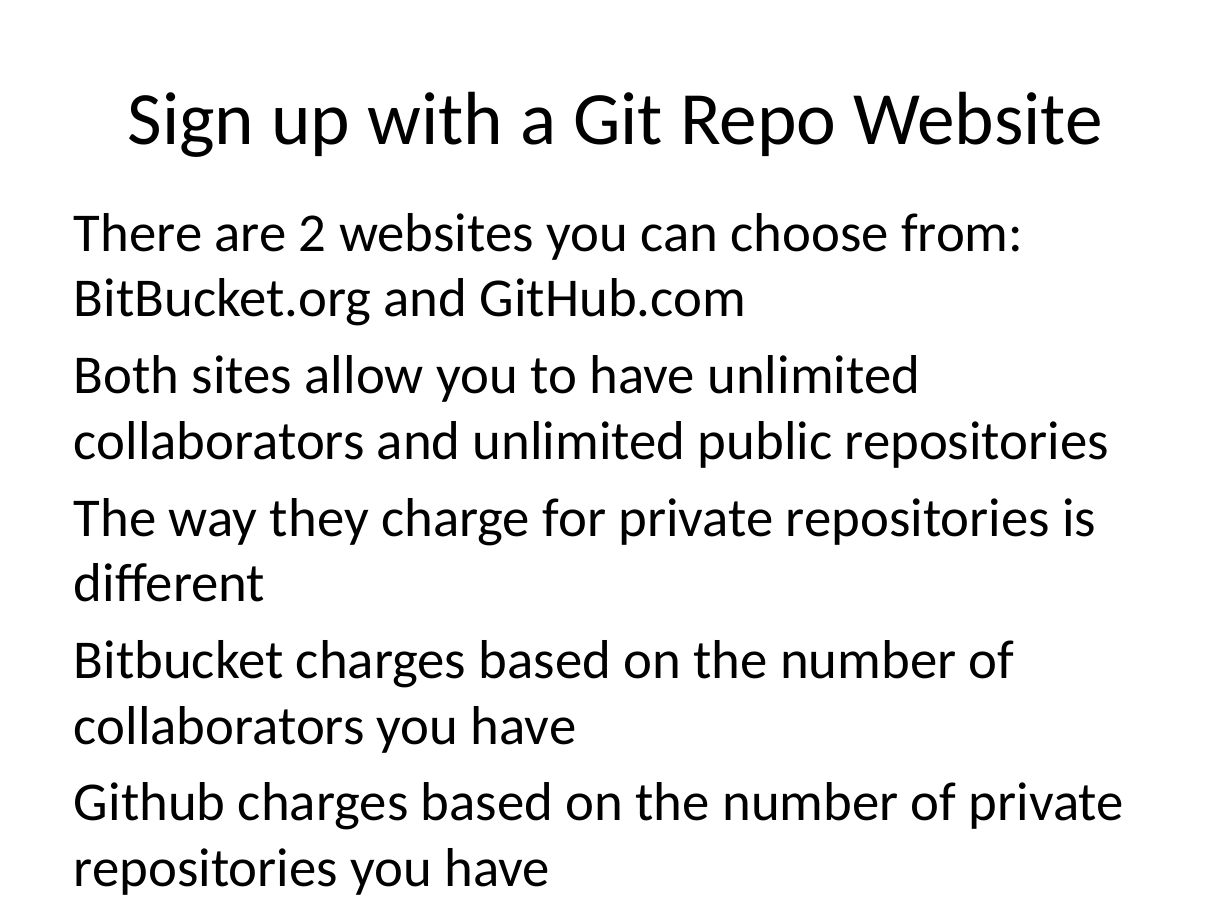
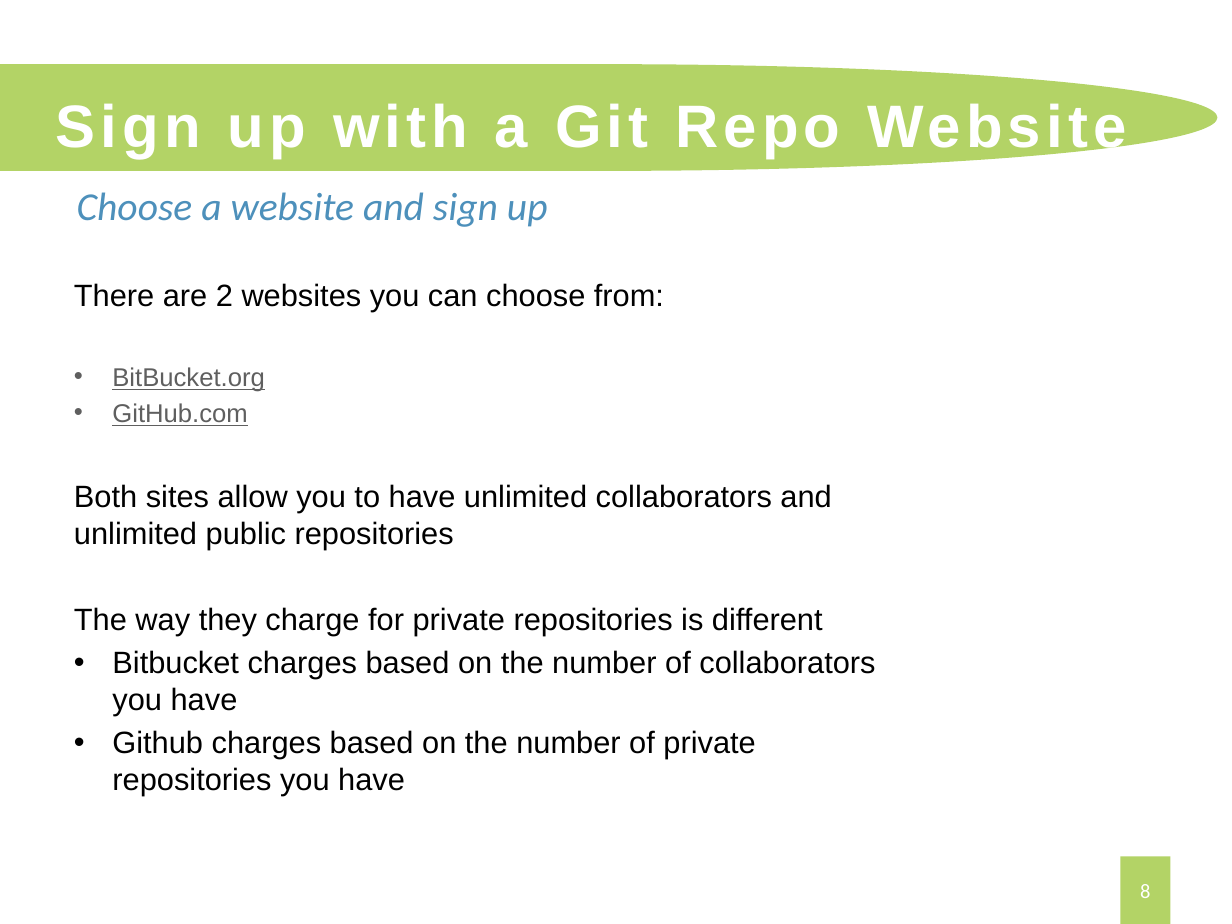
Before and after one commit to JaceTan/programming-notes, a slide deck: slide 8 of Preparing your computer for Git (Windows).pptx (slide 10 before the commit). Drawn at 1232x924 pixels with LibreOffice and Linux fonts; fonts in the diff are those of the drawing. Boxes give left, top, right and bottom in pixels: in the first picture for what was removed or moved away, otherwise in the second. Text is boxed around its words. In the diff, an @@ line names an element or a change of style, - is before the commit and + after.

```diff
--- a/Preparing your computer for Git (Windows).pptx
+++ b/Preparing your computer for Git (Windows).pptx
@@ flow chart delay added at (0,64,1217,171), fill #B3D366 @@
@@ title "Sign up with a Git ...": place and size @@
-title "Sign up with a Git ..." at (128,91,1102,157)
+title "Sign up with a Git ..." at (56,103,1126,158)
@@ title "Sign up with a Git ..." at (56,103,1126,158): size 44 to 35 pt, font Calibri to Arial, text colour #000000 to #FFFFFF, letter spacing 0 to 3 pt, bold on; alignment centre to left @@
@@ text added at (77,192,548,227), 23.1 pt, text #4D90BB, italic @@
+Choose a website and sign up
@@ text "There are 2 websites you ...": place and size @@
-text "There are 2 websites you ..." at (74,213,1124,895)
+text "There are 2 websites you ..." at (74,283,875,796)
@@ text at (74,283,664,426): text changed; size 32 to 18 pt; font Calibri to Arial @@
-There are 2 websites you can choose from: BitBucket.org and GitHub.com
+There are 2 websites you can choose from:
+• BitBucket.org
+• GitHub.com
@@ text at (74,484,875,796): size 32 to 18 pt, font Calibri to Arial in "Both sites allow you to have unlimited ...", "The way they charge for private repositories ...", "Bitbucket charges based on the number of ...", "Github charges based on the number of ..."; less space between paragraphs; bullet none to • @@
@@ page number added at (1120,856,1170,924), fill #B3D366, 12 pt, text #FFFFFF @@
+8
```
Also in this commit, not shown: 11 other slides changed, 2 slides added, 6 slides removed, 3 other files.
